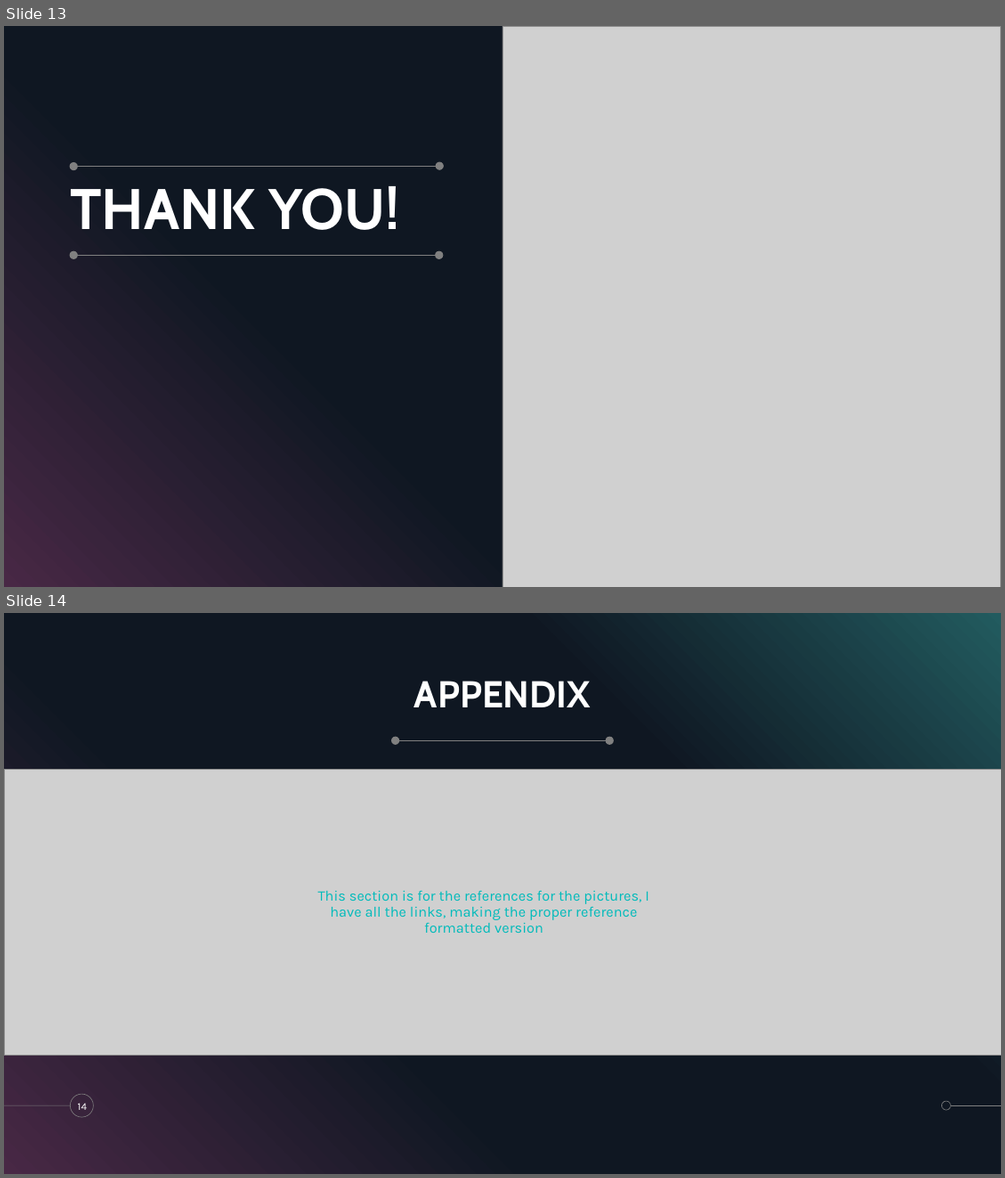
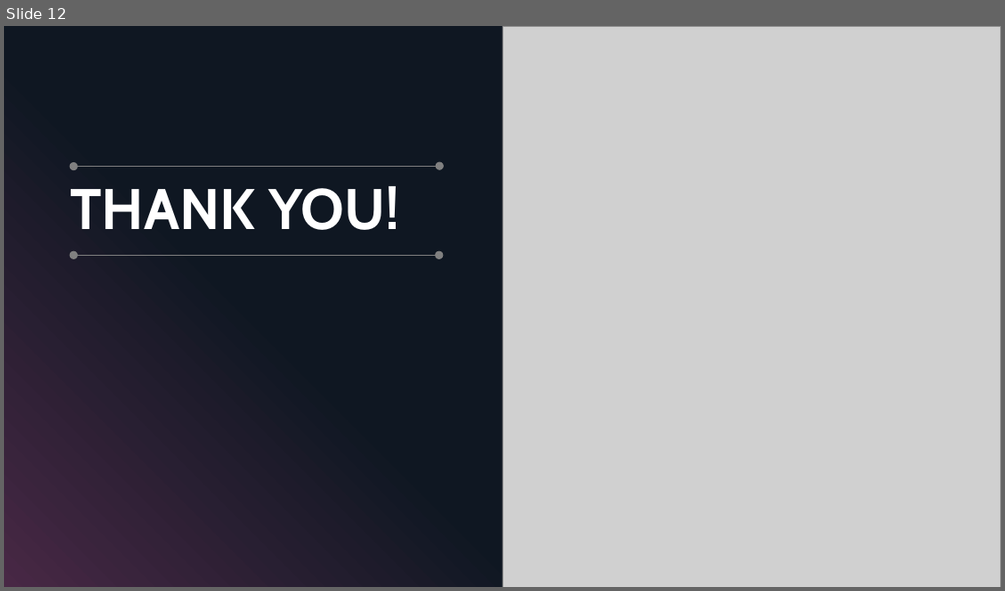
Before and after one commit to Deffdread/RDB-V2-Chatbot, a slide deck: Documents/3XA3_Presentation_2.pptx. Shown one above the other, each under a label of ours: slides 13 and 14 before the commit, slide 12 after it. The pictures are 1005x1178 and 1005x591 pixels, drawn with LibreOffice and Linux fonts; fonts in the diff are those of the drawing; grey boxes stand for pictures. Boxes give left, top, right and bottom in pixels: in the first picture for what was removed or moved away, otherwise in the second. Text is boxed around its words. In the diff, an @@ line names an element or a change of style, - is before the commit and + after.

```diff
--- a/Documents/3XA3_Presentation_2.pptx
+++ b/Documents/3XA3_Presentation_2.pptx
@@ slide 14 removed at bbox=[4, 613, 1001, 1174], background #000000; not listed: 4 template elements that a slide beside it also shows @@
@@ title removed at bbox=[414, 681, 591, 707] @@
-APPENDIX
@@ ellipse removed at bbox=[391, 737, 399, 745] @@
@@ line removed from (610, 741) to (397, 741) @@
@@ ellipse removed at bbox=[606, 737, 614, 745] @@
@@ picture removed at bbox=[5, 770, 1001, 1055] @@
@@ text removed at bbox=[318, 890, 649, 933] @@
-This section is for the references for the pictures, I have all the links, making the proper reference formatted version
@@ page number removed at bbox=[78, 1103, 87, 1110] @@
-14
@@ ellipse removed at bbox=[942, 1101, 951, 1110] @@
@@ what was slide 13 is now slide 12 @@
```
Also in this commit, not shown: 1 slide changed, 2 slides added, 2 other slides removed, 1 other file.
